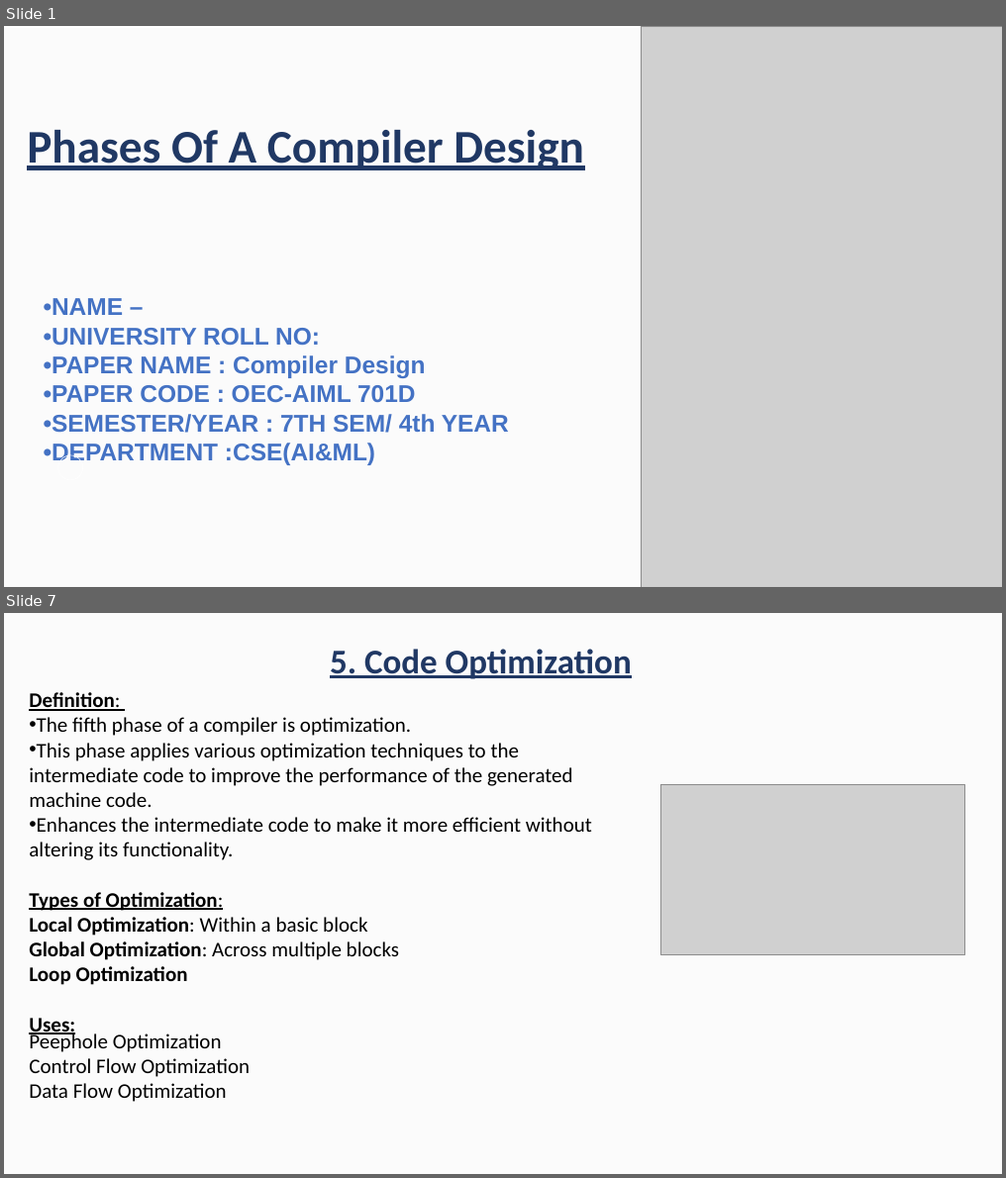
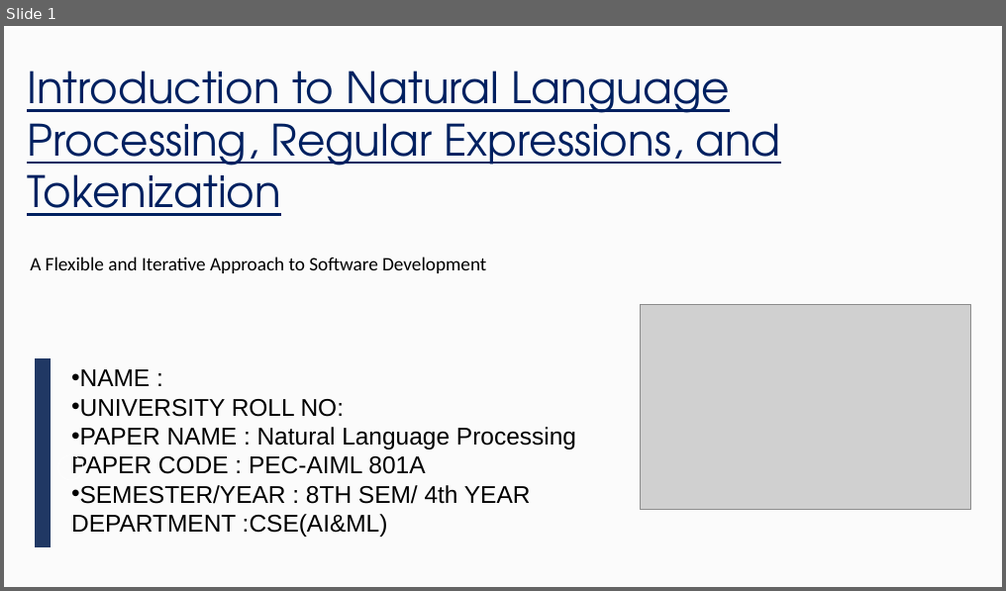
Before and after one commit to aditya2027krml/Undergraduate-CSE-AI-ML-Presentations-and-Reports-of-College, a slide deck: 4th Year/Presentations/34230821034.pptx. Shown one above the other, each under a label of ours: slides 1 and 7 before the commit, slide 1 after it; the slides between them are not shown. The pictures are 1006x1178 and 1006x591 pixels, drawn with LibreOffice and Linux fonts; fonts in the diff are those of the drawing; grey boxes stand for pictures; background and template pictures are left out. Boxes give left, top, right and bottom in pixels: in the first picture for what was removed or moved away, otherwise in the second. Text is boxed around its words. In the diff, an @@ line names an element or a change of style, - is before the commit and + after.

Commit message:
Add files via upload
Introduction to Natural Language Processing, Regular Expressions, and Tokenization

```diff
--- a/4th Year/Presentations/34230821034.pptx
+++ b/4th Year/Presentations/34230821034.pptx
@@ slide 7 removed at <box>4,613,1002,1174</box>, background picture (left out) @@
@@ rectangle removed at <box>4,613,1002,1174</box> @@
@@ text removed at <box>330,649,632,679</box> @@
-5. Code Optimization
@@ text removed at <box>29,692,592,1102</box> @@
-Definition:
-• The fifth phase of a compiler is optimization.
-• This phase applies various optimization techniques to the intermediate code to improve the performance of the generated machine code.
-• Enhances the intermediate code to make it more efficient without altering its functionality.
-Types of Optimization:
-Local Optimization: Within a basic block
-Global Optimization: Across multiple blocks
-Loop Optimization
-Uses:
-Peephole Optimization
-Control Flow Optimization
-Data Flow Optimization
@@ picture removed at <box>660,784,964,955</box> @@
@@ slide 1 changed as well @@
@@ picture removed at <box>641,26,1002,587</box> @@
@@ text at <box>27,71,781,216</box>: text changed; size 54 to 50 pt; font Calibri to TeX Gyre Adventor; text colour #203864 to #002060; bold off @@
-Phases Of A Compiler Design
+Introduction to Natural Language Processing, Regular Expressions, and Tokenization
@@ text added at <box>30,257,486,274</box>, 22 pt, text #000000 @@
+A Flexible and Iterative Approach to Software Development
@@ picture added at <box>640,305,970,509</box> @@
@@ freeform shape added at <box>35,359,51,548</box>, fill #203864 @@
@@ text at <box>71,370,576,537</box>: text changed; text colour #4472C4 to #000000; bold off @@
-•NAME –
-•UNIVERSITY ROLL NO:
-•PAPER NAME : Compiler Design
-•PAPER CODE : OEC-AIML 701D
-•SEMESTER/YEAR : 7TH SEM/ 4th YEAR •DEPARTMENT :CSE(AI&ML)
+• NAME :
+• UNIVERSITY ROLL NO:
+• PAPER NAME : Natural Language Processing PAPER CODE : PEC-AIML 801A
+• SEMESTER/YEAR : 8TH SEM/ 4th YEAR DEPARTMENT :CSE(AI&ML)
```
Also in this commit, not shown: 1 other slide changed, 9 slides added, 8 other slides removed.
